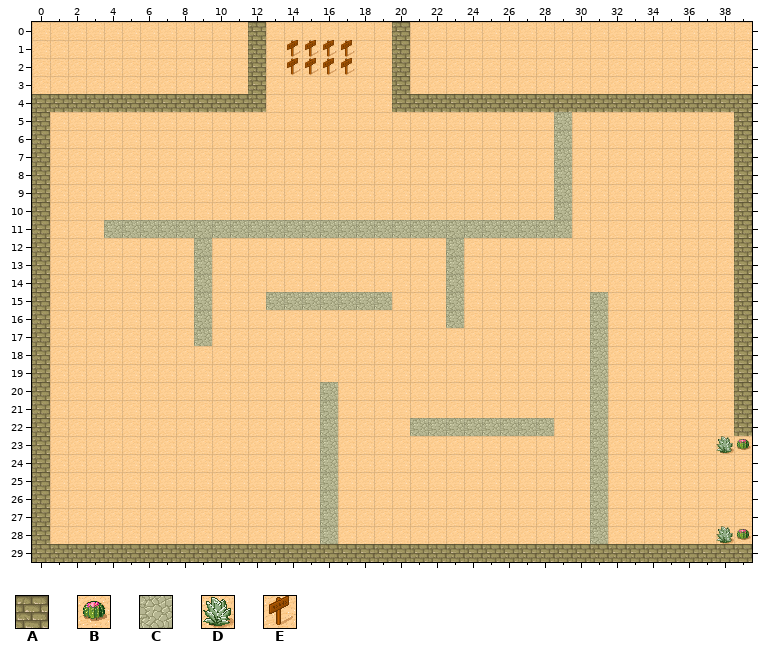
Level history. Tiled map: Resources/map1.tmx. The picture above was drawn from the file before the commit.
Cells are 32x32 px. Shown: x 0..39, y 0..29.
Key: from "desert": A 9, B 30, C 33, D 37, E 45.
_ is an empty cell.
Layers that did not change in this view are not listed.
Layer "barrier" before, first column x 0:
 0 ____________A_______A___________________
 1 ____________A_EEEE__A___________________
 2 ____________A_EEEE__A___________________
 3 ____________A_______A___________________
 4 AAAAAAAAAAAAA_______AAAAAAAAAAAAAAAAAAAA
 5 A____________________________C_________A
 6 A____________________________C_________A
 7 A____________________________C_________A
 8 A____________________________C_________A
 9 A____________________________C_________A
10 A____________________________C_________A
11 A___CCCCCCCCCCCCCCCCCCCCCCCCCC_________A
12 A________C_____________C_______________A
13 A________C_____________C_______________A
14 A________C_____________C_______________A
15 A________C___CCCCCCC___C_______C_______A
16 A________C_____________C_______C_______A
17 A________C_____________________C_______A
18 A______________________________C_______A
19 A______________________________C_______A
20 A_______________C______________C_______A
21 A_______________C______________C_______A
22 A_______________C____CCCCCCCC__C_______A
23 A_______________C______________C______DB
24 A_______________C______________C________
25 A_______________C______________C________
26 A_______________C______________C________
27 A_______________C______________C________
28 A_______________C______________C______DB
29 AAAAAAAAAAAAAAAAAAAAAAAAAAAAAAAAAAAAAAAA
Once edited:
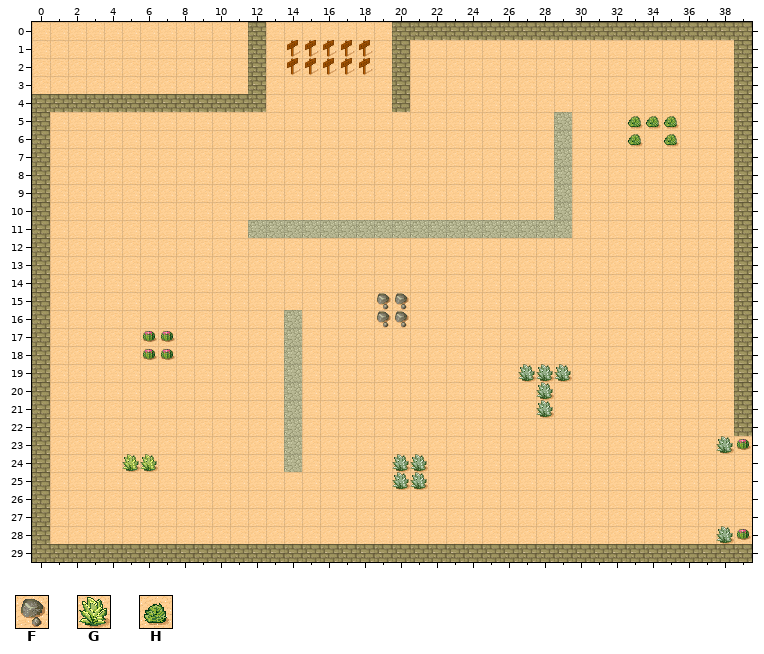
Further tiles: from "desert": F 31, G 39, H 47.
Difference:
Changed rows in their new state; . is an unchanged cell.
Layer "barrier":
first column x 18:
 0 ...AAAAAAAAAAAAAAAAAAA
 1 E....................A
 2 E....................A
 3 .....................A
 4 ...__________________.
 5 ...............HHH....
 6 ...............H.H....
first column x 4:
11 ________....................
12 ....._............._........
13 ....._............._........
14 ....._............._........
15 ....._...______FF.._......._
16 ....._....C....FF.._......._
17 ..BB._....C................_
18 ..BB......C................_
19 ..........C............DDD._
20 ..........C._...........D.._
21 ..........C._...........D.._
22 ..........C._....________.._
23 ..........C._.............._
24 .GG.......C._...DD........._
25 ............_...DD........._
26 ............_.............._
27 ............_.............._
28 ............_.............._
